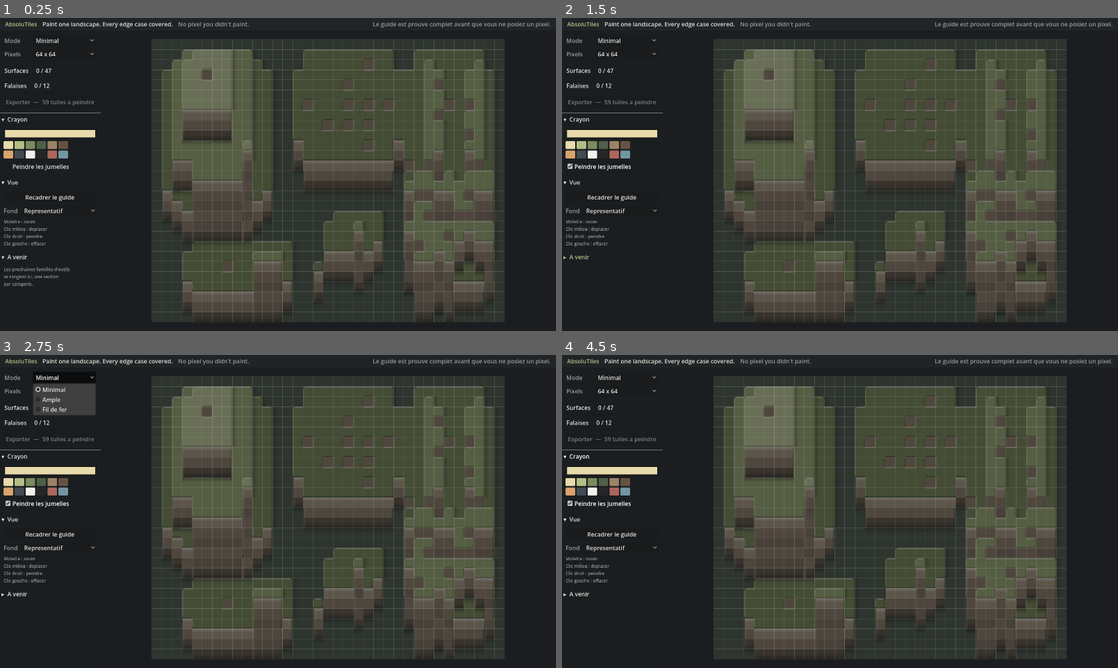
Above: before the commit, frames 1-4 (two rows, left to right).
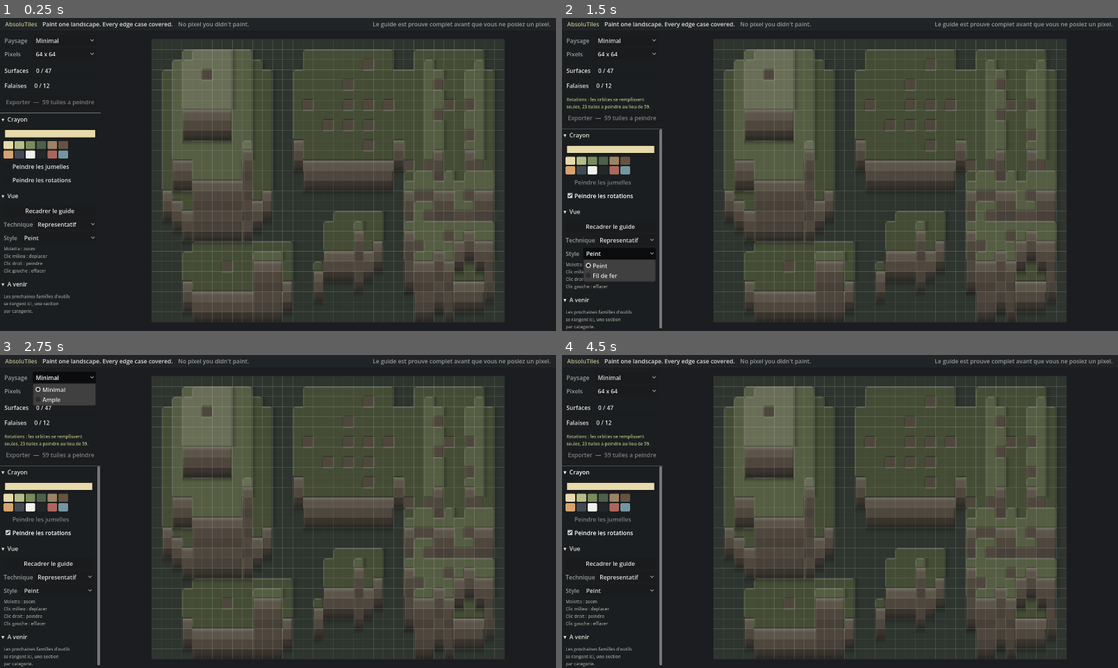
Above: after the commit, the same moments.

Repository: darref/MarchingSquares
Game: Godot game, scene res://ui/editor.tscn
The game is run twice, just before and just after one commit, with the same random seed, the same clock (stepped at 60 frames per second) and the same inputs.
Inputs (mouse positions are in pixels of both pictures, inside the frame that each line leads up to):
- Up to frame 1 (0.25 s): no input
- Up to frame 2 (1.5 s): click "Peindre les jumelles" (after the commit: "Peindre les rotations") at 0.5 s; click (617, 252) at 1.25 s, where only the run after the commit has a clickable "Peint"
- Up to frame 3 (2.75 s): click "Minimal" at 2 s
- Up to frame 4 (4.5 s): click "64 x 64" at 2.75 s; click "▾ Crayon" at 3.5 s; click "▸ Crayon" at 4.25 s

The runs differ from the first frame. In frame 1, 1.1% of the frame differs, in the area x 0-17%, y 6-95%; in frame 2, 4.2%, in the area x 0-19%, y 6-100%; in frame 3, 3.7%; in frame 4, 3.4%.

Commit message:
Trois axes independants : paysage, technique, style
CORRECTION D UNE ERREUR DE RANGEMENT
J avais fait du fil de fer un MODE. C etait faux, et ca se voyait :
choisir « utilisable » tirait son encre du mode et rendait un fond peint
-- l un a la place de l autre.

Un mode est un PAYSAGE, et rien d autre : minimal ou ample. La technique
du fond (representatif ou utilisable) et son style (peint ou fil de fer)
sont des OUTILS, rangees dans la section Vue. Trois axes independants,
donc huit dessins, et le test verifie qu ils different deux a deux.

LES ROTATIONS REDEVIENNENT UNE CASE A COCHER
J avais parie qu un mode « sans lumiere » deciderait pour l utilisateur.
Faux deux fois : un mode est un paysage, et surtout l outil ne sait pas
ce que vous dessinez -- il ne peut pas savoir si vos tuiles portent une
direction d eclairage. Deux cases dans Crayon : les jumelles, qui ne
fabriquent rien, et les rotations, qui fabriquent -- correct sans
lumiere, visiblement faux avec. L infobulle le dit, le choix reste au
dessinateur.

155 verifications, 0 echec.

Co-Authored-By: Claude Opus 5 <noreply@anthropic.com>
Claude-Session: https://claude.ai/code/session_018tvN4TQBR3sh7MsSTnFB1b

Diff:
--- a/core/modes.gd
+++ b/core/modes.gd
@@ -3,7 +3,9 @@
 # Un mode reunit un guide et des regles d'exportation. L'interface en fera une liste
 # deroulante ; le noyau se contente de la table et n'a pas d'avis sur son affichage.
 #
-# Un seul mode pour l'instant : "minimal". Il livre DEUX familles de tuiles : le blob 47
+# Un mode, c'est un PAYSAGE : le relief du guide et ce qu'il faut en tirer. Ni la
+# technique du fond ni son style n'entrent ici -- ce sont des outils, pas des modes.
+# Chacun livre DEUX familles de tuiles : le blob 47
 # pour la surface des plateaux, et les 12 tuiles de robe pour les falaises. Un terrain Wang
 # resout les coins d'un plan ; une falaise sort du plan, et son vocabulaire est autre.
 # C'est le choix de ce qu'on fabrique, fait une fois avant de dessiner, pas un reglage a
@@ -16,7 +18,6 @@
 
 const MINIMAL: StringName = &"minimal"
 const AMPLE: StringName = &"ample"
-const WIREFRAME: StringName = &"wireframe"
 
 const MODES: Dictionary = {
 	MINIMAL: {
@@ -35,18 +36,6 @@
 		"surface_tiles": 47,
 		"wall_tiles": 12,
 		"min_variants": 3,
-	},
-	# ⚠ AU FIL DE FER, DONC SANS LUMIERE, DONC LES SYMETRIES Y SONT LICITES. Meme guide et meme vocabulaire que
-	# `minimal` -- ce n'est pas le paysage qui change, c'est ce qu'on fabrique : des tuiles
-	# sans direction d'eclairage. Rien n'y contredit une rotation, alors l'outil remplit les
-	# orbites, et il ne reste que 22 tuiles a peindre au lieu de 59.
-	WIREFRAME: {
-		"label": "Fil de fer",
-		"guide_path": "res://guides/minimal.txt",
-		"surface_tiles": 47,
-		"wall_tiles": 12,
-		"min_variants": 1,
-		"ink": "wireframe",
 	},
 }
 
@@ -86,43 +75,6 @@
 	return MODES[id]["guide_path"]
 
 
-## De quoi les tuiles du mode sont faites : des aplats, ou des traits.
-##
-## ⚠ C'EST CE QUI AUTORISE OU INTERDIT LES SYMETRIES. Un tileset PEINT porte une direction
-## d'eclairage : le tourner tournerait ses hautes lumieres avec lui. Un tileset AU FIL DE
-## FER n'a pas d'aplat, donc pas de lumiere, donc rien dans le dessin ne s'oppose a une
-## rotation. Decide UNE FOIS avec le mode, jamais en cours de dessin.
-static func ink(id: StringName) -> int:
-	var guide_image: GDScript = load("res://render/guide_image.gd")
-	if not MODES.has(id):
-		push_error("modes: mode inconnu '%s'." % id)
-		return guide_image.Ink.PAINTED
-	if String(MODES[id].get("ink", "painted")) == "wireframe":
-		return guide_image.Ink.WIREFRAME
-	return guide_image.Ink.PAINTED
-
-
-## Vrai si les tuiles du mode sont peintes. Le contraire du fil de fer, et donc le seul cas
-## ou les symetries sont interdites.
-static func is_lit(id: StringName) -> bool:
-	if not MODES.has(id):
-		push_error("modes: mode inconnu '%s'." % id)
-		return true
-	return String(MODES[id].get("ink", "painted")) != "wireframe"
-
-
-## Nombre de tuiles que l'utilisateur devra reellement peindre. ⚠ A NE PAS CONFONDRE AVEC
-## LA TAILLE DU VOCABULAIRE : le guide couvre toujours 47 index et 12 roles ; c'est la
-## QUANTITE DE TRAVAIL qui tombe quand les symetries sont licites.
-static func work_count(id: StringName) -> int:
-	if not MODES.has(id):
-		return 0
-	if is_lit(id):
-		return surface_tile_count(id) + wall_tile_count(id)
-	var symmetry: GDScript = load("res://core/symmetry.gd")
-	return symmetry.surface_work_count() + symmetry.wall_work_count()
-
-
 ## Nombre minimal d'occurrences que chaque tuile doit avoir dans le guide du mode.
 ## ⚠ C'EST LA PROMESSE DU MODE, ET ELLE EST PROUVEE. `ample` ne dit pas « plus redondant »
 ## en esperant que ce soit vrai : il annonce 3, et la suite de tests le verifie.
--- a/project.godot
+++ b/project.godot
@@ -15,13 +15,11 @@
 run/main_scene="res://ui/editor.tscn"
 config/features=PackedStringArray("4.7")
 
-[display]
-
-; La fenetre se redimensionne a 95% de l ecran au lancement (ui/editor.gd).
-; Cette taille n est que celle de la premiere image.
-window/size/viewport_width=1600
-window/size/viewport_height=900
-
 [debug]
 
 gdscript/warnings/untyped_declaration=2
+
+[display]
+
+window/size/viewport_width=1600
+window/size/viewport_height=900
--- a/tests/run.gd
+++ b/tests/run.gd
@@ -197,19 +197,16 @@
 func _test_modes_catalogue() -> void:
 	print("modes : catalogue")
 	var ids: Array[StringName] = Modes.ids()
-	_check_equal(ids.size(), 3, "trois modes au catalogue")
+	# ⚠ UN MODE EST UN PAYSAGE, RIEN D AUTRE. La technique et le style du fond sont des
+	# outils : les avoir ranges ici avait suffi a rendre l un a la place de l autre.
+	_check_equal(ids.size(), 2, "deux paysages au catalogue")
 	_check_equal(ids[0], Modes.MINIMAL, "le premier est minimal")
 	_check_equal(ids[1], Modes.AMPLE, "le second est ample")
-	_check_equal(ids[2], Modes.WIREFRAME, "le troisieme est au fil de fer")
-	_check(Modes.is_lit(Modes.MINIMAL), "minimal est peint, donc eclaire")
-	_check(not Modes.is_lit(Modes.WIREFRAME), "le fil de fer n a pas d aplat, donc pas de lumiere")
-	_check_equal(Modes.ink(Modes.MINIMAL), GuideImage.Ink.PAINTED, "minimal est a l encre peinte")
-	_check_equal(Modes.ink(Modes.WIREFRAME), GuideImage.Ink.WIREFRAME, "et l autre au trait")
-	_check_equal(Modes.work_count(Modes.MINIMAL), 59, "un mode eclaire se peint tuile par tuile : 59")
-	# ⚠ 23, PAS 22. Le 22 serait le compte du groupe complet -- rotations ET miroirs sur les
-	# surfaces. Les miroirs de surface n'y gagnent qu'UNE tuile (15 orbites deviennent 14),
-	# et on les a ecartes pour ca. Les robes, elles, n'ont que le miroir : 12 -> 8.
-	_check_equal(Modes.work_count(Modes.WIREFRAME), 23, "au fil de fer : 15 surfaces + 8 robes = 23")
+	# ⚠ 23, PAS 22. Le 22 serait le compte du groupe complet -- rotations ET miroirs sur
+	# les surfaces. Les miroirs de surface n y gagnent qu UNE tuile (15 orbites deviennent
+	# 14), et on les a ecartes pour ca. Les robes, elles, n ont que le miroir : 12 -> 8.
+	_check_equal(Symmetry.surface_work_count() + Symmetry.wall_work_count(), 23,
+			"avec les rotations : 15 surfaces + 8 robes = 23, contre 59")
 	_check(Modes.is_available(Modes.MINIMAL), "minimal a son guide, il se choisit")
 	_check(Modes.is_available(Modes.AMPLE), "ample a son guide, il se choisit")
 	_check_equal(Modes.label(Modes.MINIMAL), "Minimal", "libelle du mode minimal")
@@ -594,18 +591,22 @@
 
 	# ⚠ LES QUATRE FONDS SORTENT DE LA MEME FONCTION ET DU MEME RELIEF, et aucun ne
 	# ressemble a un autre : deux encres, deux usages.
-	var four: Array[PackedByteArray] = []
-	for ink: GuideImage.Ink in [GuideImage.Ink.PAINTED, GuideImage.Ink.WIREFRAME]:
-		for purpose: GuideImage.Purpose in [GuideImage.Purpose.REPRESENTATIVE, GuideImage.Purpose.USABLE]:
-			var drawn: Image = GuideImage.render(heights, GuideImage.TILE, ink, purpose)
-			_check_equal(drawn.get_size(), image.get_size(), "encre %d, usage %d : meme taille" % [ink, purpose])
-			four.append(drawn.get_data())
+	# ⚠ TROIS AXES INDEPENDANTS FONT HUIT DESSINS : deux paysages, deux techniques, deux
+	# styles. Aucun ne doit ressembler a un autre, sans quoi l un serait rendu a la place
+	# de l autre sans que personne ne le voie.
+	var drawings: Array[PackedByteArray] = []
+	for id: StringName in Modes.ids():
+		var relief: PackedStringArray = HeightMask.read(Modes.guide_path(id))
+		for ink: GuideImage.Ink in [GuideImage.Ink.PAINTED, GuideImage.Ink.WIREFRAME]:
+			for purpose: GuideImage.Purpose in [GuideImage.Purpose.REPRESENTATIVE, GuideImage.Purpose.USABLE]:
+				drawings.append(GuideImage.render(relief, 8, ink, purpose).get_data())
+	_check_equal(drawings.size(), 8, "huit dessins : 2 paysages x 2 techniques x 2 styles")
 	var all_different: bool = true
-	for first: int in range(four.size()):
-		for second: int in range(first + 1, four.size()):
-			if four[first] == four[second]:
+	for first: int in range(drawings.size()):
+		for second: int in range(first + 1, drawings.size()):
+			if drawings[first] == drawings[second]:
 				all_different = false
-	_check(all_different, "les quatre combinaisons donnent quatre dessins differents")
+	_check(all_different, "les huit sont differents deux a deux")
 
 	var wire: Image = GuideImage.render(heights, GuideImage.TILE, GuideImage.Ink.WIREFRAME,
 			GuideImage.Purpose.REPRESENTATIVE)
--- a/ui/editor.gd
+++ b/ui/editor.gd
@@ -46,6 +46,7 @@
 	_fill_modes()
 	_fill_resolutions()
 	_fill_styles()
+	_fill_inks()
 	var work: Control = %WorkArea
 	work.painting_changed.connect(_refresh_counters)
 	work.loading_progress.connect(_on_loading_progress)
@@ -60,6 +61,8 @@
 		if button != null:
 			button.pressed.connect(_on_swatch_pressed.bind(button))
 	(%StyleChoice as OptionButton).item_selected.connect(_on_style_selected)
+	(%InkChoice as OptionButton).item_selected.connect(_on_style_selected)
+	(%RotationsCheck as CheckBox).toggled.connect(_on_twins_toggled)
 	(%TwinsCheck as CheckBox).toggled.connect(_on_twins_toggled)
 	(%FitButton as Button).pressed.connect(_on_fit_pressed)
 	(%ExportButton as Button).pressed.connect(_on_export_pressed)
@@ -129,14 +132,15 @@
 			choice.select(choice.item_count - 1)
 
 
-## ⚠ CE CHOIX EST UNE AIDE A LA VUE, PAS UN REGLAGE DU PRODUIT. Il dit ce qu'on regarde en
-## peignant, et rien de ce qui sort n'en depend -- a ne pas confondre avec l'eclairage du
-## mode, qui, lui, change ce qu'on fabrique.
+## ⚠ TROIS AXES INDEPENDANTS, ET ILS NE SE COMMANDENT PAS L UN L AUTRE.
+##   le PAYSAGE   -- quel relief : minimal ou ample. C est le mode.
+##   la TECHNIQUE -- ce que le fond montre : le resultat seul, ou plus les marques.
+##   le STYLE     -- de quoi le fond est fait : des aplats, ou des traits.
+## Les deux derniers sont des aides a la vue : rien de ce qui sort n en depend. Les
+## avoir melanges une fois a suffi a rendre l un a la place de l autre.
 func _fill_styles() -> void:
 	var choice: OptionButton = %StyleChoice
 	choice.clear()
-	# ⚠ L'ENCRE SUIT LE MODE, PAS LA VUE. Peint ou fil de fer, c'est ce qu'on FABRIQUE ;
-	# ici on ne choisit que l'usage du fond -- montrer le resultat, ou porter les marques.
 	choice.add_item("Representatif")
 	choice.set_item_metadata(0, GuideImage.Purpose.REPRESENTATIVE)
 	choice.add_item("Utilisable")
@@ -144,16 +148,25 @@
 	choice.select(0)
 
 
+func _fill_inks() -> void:
+	var choice: OptionButton = %InkChoice
+	choice.clear()
+	choice.add_item("Peint")
+	choice.set_item_metadata(0, GuideImage.Ink.PAINTED)
+	choice.add_item("Fil de fer")
+	choice.set_item_metadata(1, GuideImage.Ink.WIREFRAME)
+	choice.select(0)
+
+
 func _on_style_selected(_index: int) -> void:
 	_apply_background_style()
 
 
-## Le fond se dessine dans l'encre du MODE et pour l'usage choisi dans la vue.
 func _apply_background_style() -> void:
-	var choice: OptionButton = %StyleChoice
-	var purpose: GuideImage.Purpose = choice.get_item_metadata(choice.selected)
-	var ink: GuideImage.Ink = Modes.ink(_current_mode())
-	(%WorkArea as Control).set_guide_style(ink, purpose)
+	var technic: OptionButton = %StyleChoice
+	var style: OptionButton = %InkChoice
+	(%WorkArea as Control).set_guide_style(style.get_item_metadata(style.selected),
+			technic.get_item_metadata(technic.selected))
 
 
 func _current_mode() -> StringName:
@@ -177,9 +190,10 @@
 	var work: Control = %WorkArea
 	work.pencil = (%PencilColor as ColorPickerButton).color
 	_apply_fill_rules()
-	var choice: OptionButton = %StyleChoice
-	work.guide_ink = Modes.ink(id)
-	work.guide_purpose = choice.get_item_metadata(choice.selected)
+	var technic: OptionButton = %StyleChoice
+	var style: OptionButton = %InkChoice
+	work.guide_ink = style.get_item_metadata(style.selected)
+	work.guide_purpose = technic.get_item_metadata(technic.selected)
 	work.show_guide(_heights, _painting)
 	_refresh_counters()
 
@@ -219,21 +233,25 @@
 	_apply_fill_rules()
 
 
-## ⚠ QUI REMPLIT QUOI SE DECIDE ICI, ET LE MODE A LE DERNIER MOT. Sans lumiere, les
-## symetries sont licites et le mode les applique toujours -- la case a cocher devient sans
-## objet, puisque les jumelles sont deja comprises dans l'orbite. Eclaire, seules les
-## jumelles sont offertes : elles ne fabriquent rien.
+## ⚠ LES ROTATIONS SONT OFFERTES, PAS IMPOSEES, ET L OUTIL NE PEUT PAS TRANCHER A
+## VOTRE PLACE. Une rotation FABRIQUE une tuile dans une orientation que personne n a
+## peinte : sur un dessin eclaire c est visiblement faux, la lumiere tourne avec la
+## tuile ; sur un dessin sans direction d eclairage c est correct. Or l outil ne sait
+## pas ce que vous dessinez. La case le dit dans son infobulle, et le choix reste
+## le votre.
 func _apply_fill_rules() -> void:
-	var lit: bool = Modes.is_lit(_current_mode())
-	var check: CheckBox = %TwinsCheck
-	check.disabled = not lit
-	var work: Control = %WorkArea
-	work.set_fill_rules(check.button_pressed, not lit)
+	var work: Control = %WorkArea
+	var rotations: bool = (%RotationsCheck as CheckBox).button_pressed
+	var twins: CheckBox = %TwinsCheck
+	work.set_fill_rules(twins.button_pressed, rotations)
+	# Les jumelles sont deja comprises dans l orbite : la case devient sans objet.
+	twins.disabled = rotations
 	var note: Label = %ModeNote
-	note.visible = not lit
-	if not lit:
-		note.text = "Fil de fer : sans aplat, donc sans lumiere. Rotations et miroirs sont licites, %d tuiles a peindre." % Modes.work_count(_current_mode())
-	_apply_background_style()
+	note.visible = rotations
+	if rotations:
+		note.text = "Rotations : les orbites se remplissent seules, %d tuiles a peindre au lieu de %d." % [
+				Symmetry.surface_work_count() + Symmetry.wall_work_count(),
+				Modes.tile_count(_current_mode())]
 
 
 func _on_fit_pressed() -> void:
--- a/ui/editor.tscn
+++ b/ui/editor.tscn
@@ -414,7 +414,7 @@
 custom_minimum_size = Vector2(74, 0)
 layout_mode = 2
 theme_override_colors/font_color = Color(0.588, 0.612, 0.588, 1)
-text = "Mode"
+text = "Paysage"
 
 [node name="ModeChoice" type="OptionButton" parent="Layout/Body/Sidebar/Column/Globals/GlobalsBox/ModeRow" unique_id=700373081]
 unique_name_in_owner = true
@@ -635,6 +635,12 @@
 tooltip_text = "Les cases qui portent la meme tuile recoivent le meme dessin, en direct."
 text = "Peindre les jumelles"
 
+[node name="RotationsCheck" type="CheckBox" parent="Layout/Body/Sidebar/Column/ToolsScroll/Sections/PencilSection/Content/Items"]
+unique_name_in_owner = true
+layout_mode = 2
+tooltip_text = "Remplit aussi les tuiles obtenues par rotation, et les robes par miroir. N a de sens que si votre dessin n a pas de direction d eclairage : une rotation tournerait ses hautes lumieres avec elle."
+text = "Peindre les rotations"
+
 [node name="ViewSection" type="VBoxContainer" parent="Layout/Body/Sidebar/Column/ToolsScroll/Sections" unique_id=540198287]
 layout_mode = 2
 theme_override_constants/separation = 0
@@ -675,13 +681,28 @@
 custom_minimum_size = Vector2(44, 0)
 layout_mode = 2
 theme_override_colors/font_color = Color(0.588, 0.612, 0.588, 1)
-text = "Fond"
+text = "Technique"
 
 [node name="StyleChoice" type="OptionButton" parent="Layout/Body/Sidebar/Column/ToolsScroll/Sections/ViewSection/Content/Items/StyleRow"]
 unique_name_in_owner = true
 layout_mode = 2
 size_flags_horizontal = 3
-tooltip_text = "Ce qu on regarde en peignant. Ne change rien a ce qui sort."
+tooltip_text = "Ce que le fond montre : le resultat, ou le resultat plus les marques de travail."
+
+[node name="InkRow" type="HBoxContainer" parent="Layout/Body/Sidebar/Column/ToolsScroll/Sections/ViewSection/Content/Items"]
+layout_mode = 2
+
+[node name="InkLabel" type="Label" parent="Layout/Body/Sidebar/Column/ToolsScroll/Sections/ViewSection/Content/Items/InkRow"]
+custom_minimum_size = Vector2(44, 0)
+layout_mode = 2
+theme_override_colors/font_color = Color(0.588, 0.612, 0.588, 1)
+text = "Style"
+
+[node name="InkChoice" type="OptionButton" parent="Layout/Body/Sidebar/Column/ToolsScroll/Sections/ViewSection/Content/Items/InkRow"]
+unique_name_in_owner = true
+layout_mode = 2
+size_flags_horizontal = 3
+tooltip_text = "De quoi le fond est fait : des aplats, ou des traits."
 
 [node name="ViewHint" type="Label" parent="Layout/Body/Sidebar/Column/ToolsScroll/Sections/ViewSection/Content/Items" unique_id=1659373790]
 layout_mode = 2
--- a/ui/screenshot.gd
+++ b/ui/screenshot.gd
@@ -2,7 +2,8 @@
 
 var _frames: int = 0
 var _target: String = "shot.png"
-var _style: int = -1
+var _technic: int = -1
+var _ink: int = -1
 var _editor: Node = null
 
 
@@ -17,20 +18,32 @@
 		return
 	_editor = scene.instantiate()
 	root.add_child(_editor)
-	# Second argument facultatif : « usable » pour capturer l autre style de fond.
-	if arguments.size() > 1 and arguments[1] == "usable":
-		_style = 1
+	# Arguments facultatifs : la technique (« utilisable ») et le style (« fil »).
+	if arguments.size() > 1 and arguments[1] == "utilisable":
+		_technic = 1
+	if arguments.size() > 2 and arguments[2] == "fil":
+		_ink = 1
 
 
 ## ⚠ ON N'AGIT PAS SUR LA SCENE DEPUIS _initialize(). A ce moment l'arbre n'a pas encore
 ## demarre : les _ready() n'ont pas tourne, et les listes deroulantes sont vides.
 func _process(_delta: float) -> bool:
 	_frames += 1
-	if _frames == 3 and _style >= 0:
-		var choice: OptionButton = _editor.get_node("%StyleChoice")
-		choice.select(_style)
-		choice.item_selected.emit(_style)
+	if _frames == 3:
+		if _technic >= 0:
+			var technic: OptionButton = _editor.get_node("%StyleChoice")
+			technic.select(_technic)
+			technic.item_selected.emit(_technic)
+		if _ink >= 0:
+			var ink: OptionButton = _editor.get_node("%InkChoice")
+			ink.select(_ink)
+			ink.item_selected.emit(_ink)
+	# ⚠ ON ATTEND QUE LE FOND SOIT DESSINE. Il se calcule par etapes ; capturer trop tot
+	# ne montrerait que la barre de progression.
 	if _frames < 20:
+		return false
+	var loading: Control = _editor.get_node("%LoadingPanel")
+	if loading.visible and _frames < 900:
 		return false
 	var image: Image = root.get_texture().get_image()
 	var error: Error = image.save_png(_target)
Not shown, added: core/symmetry.gd.uid
Not shown, changed: CLAUDE.md
